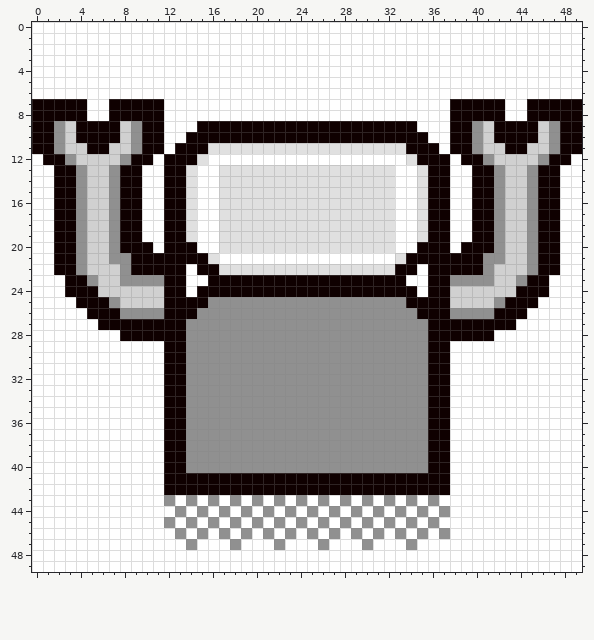
File history of a pixel-art sprite, rsc/robo_back.png. Above, as it was before the edit.
The file is 50x50 pixels. Colours within 5 levels of each other are drawn and written as one.
Once edited:
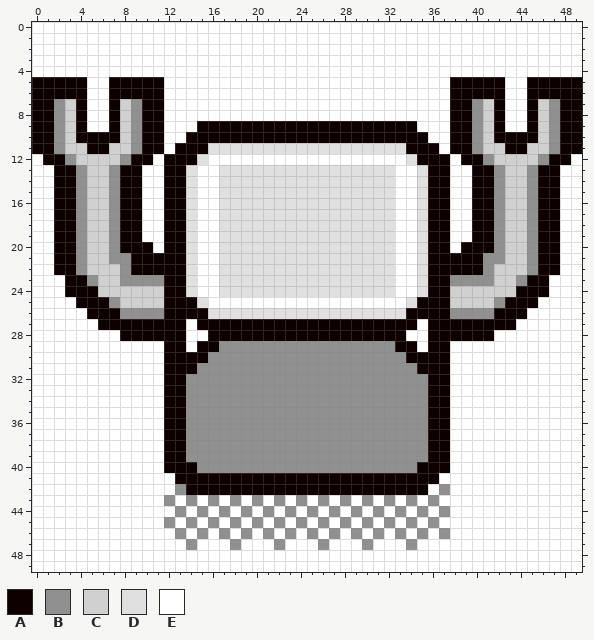
Palette (. is transparent): A #0f0000  B #909090  C #d0d0d0  D #e0e0e0  E #ffffff
Diff:
The author changed colour B to colour A in row 26 at x 15 and 34; in row 27 at x 15 to 34; in row 28 at x 16 to 33; in row 29 at x 15 to 16 and 33 to 34; in row 30 at x 14 to 15 and 34 to 35; in row 31 at x 14 and 35.
The author changed colour B to colour A in row 40 at x 14 and 35.
The author changed colour E to colour A in rows 5 to 6 at x 0 to 4, 7 to 11, 38 to 42 and 45 to 49.
The author changed colour A to colour B in rows 7 to 8 at x 2, 9, 40 and 47; in row 42 at x 13 and 37.
The author changed colour A to colour C in rows 7 to 8 at x 3, 8, 41 and 46.
The author changed colour A to colour D in rows 20 to 21 at x 14 and 35; in rows 23 to 24 at x 17 to 32; in row 25 at x 15 and 34.
The author changed colour B to colour D in row 26 at x 16 to 33.
The author changed colour E to colour D in row 21 at x 17 to 32; in rows 22 to 24 at x 14 and 35.
The author changed colour A to colour E in row 9 at x 5 to 6 and 43 to 44; in row 21 at x 15 and 34; in row 22 at x 15 to 16 and 33 to 34; in row 23 at x 16 and 33; in row 24 at x 15 to 16 and 33 to 34; in row 41 at x 12 and 37.
The author changed colour A to colour E in row 42 at x 12 and 36.
The author changed colour B to colour E in row 25 at x 16 to 33; in row 27 at x 14 and 35; in row 28 at x 14 to 15 and 34 to 35; in row 29 at x 14 and 35.
The author changed colour D to colour E in row 21 at x 16 and 33.
